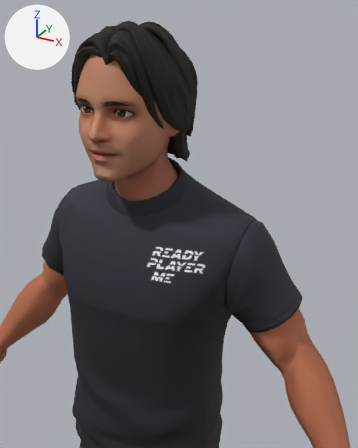
The glTF model Assets/Ready Player Me/Avatars/67f49ac1b494e717079b6019/67f49ac1b494e717079b6019.glb as it was, and as the next commit left it.
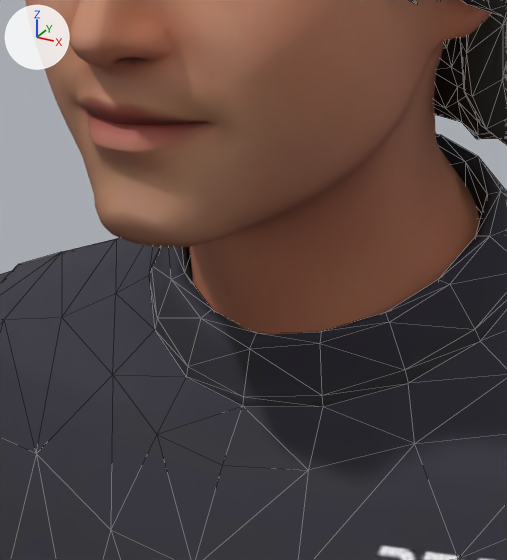
Old and new are each drawn from a 50 mm lens placed at (0.476, -0.727, 1.873), pointed at (0.12, -0.082, 1.55) and again close up on the part from 20% to 51% of the width and 29% to 56% of the height. Every picture has the same lights, and +X, +Y and +Z are marked at upper left. The older version's two pictures come first. The close-ups show mesh edges as thin lines. Vertices at exactly the same position are counted once.

The first close-up shows 'Wolf3D_Hair', 'Wolf3D_Head', 'Wolf3D_Outfit_Top'.
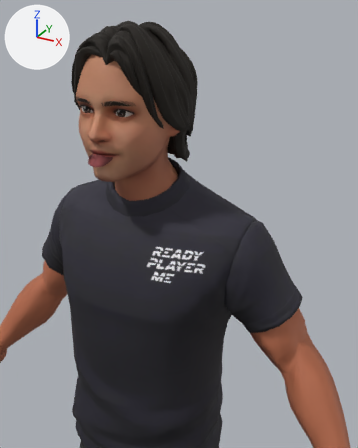
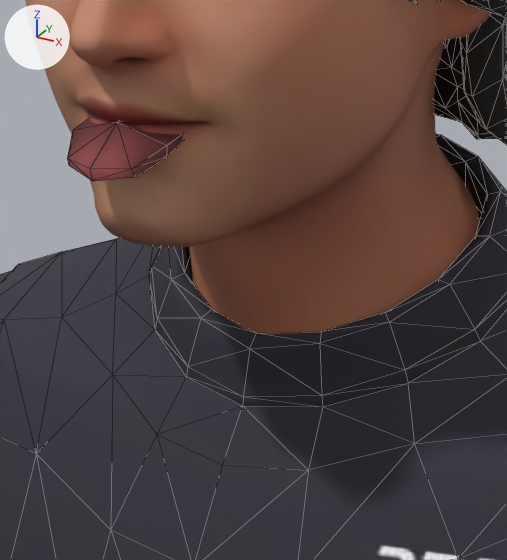
The newer file adds a shape key; the second version is drawn at full value of the shape key 'tongueOut' of 'Wolf3D_Teeth', and the change is written as the vertex moves it makes.

What changed in the scene script:
```text
Change me_wolf3d_teeth:
    used by ob_wolf3d_teeth; location = (0.0, 0.0, 0.0)
    remove me_wolf3d_teeth.from_pydata(...)  # 77 vertices, 100 faces; spans x -0.0281..0.0281, y -0.1185..-0.0513, z 1.6428..1.6786
    add me_wolf3d_teeth.from_pydata(...)  # 77 vertices, 100 faces; spans x -0.0281..0.0281, y -0.1398..-0.0761, z 1.6427..1.6786
    me_wolf3d_teeth part 1: 17 of 77 vertices moved; they spanned x -0.0204..0.0204, y -0.1027..-0.0513, z 1.6546..1.6662 and now span x -0.0204..0.0204, y -0.1398..-0.0843, z 1.6427..1.6656; mean shift (0.0, -0.0373, -0.0065); largest move (0.0, -0.0808, 1.6651) -> (0.0, -0.1237, 1.6594)
```

Location of each change, [x1, y1, x2, y2] in pixels of the close-ups (507 x 560 px):
'Wolf3D_Teeth', reshaped (not visible before): after [67, 119, 183, 181]
